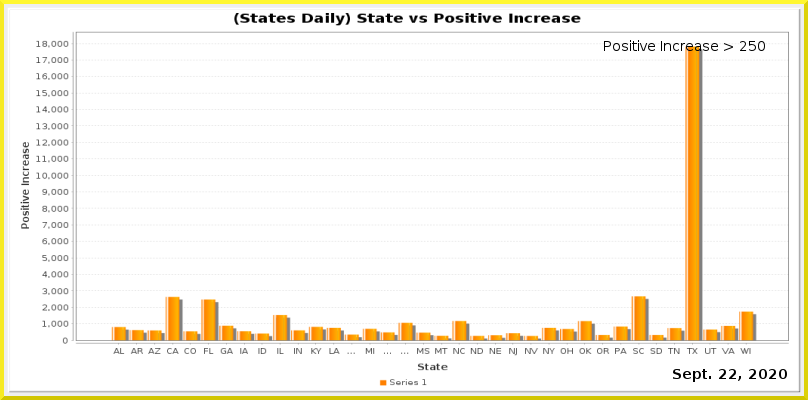
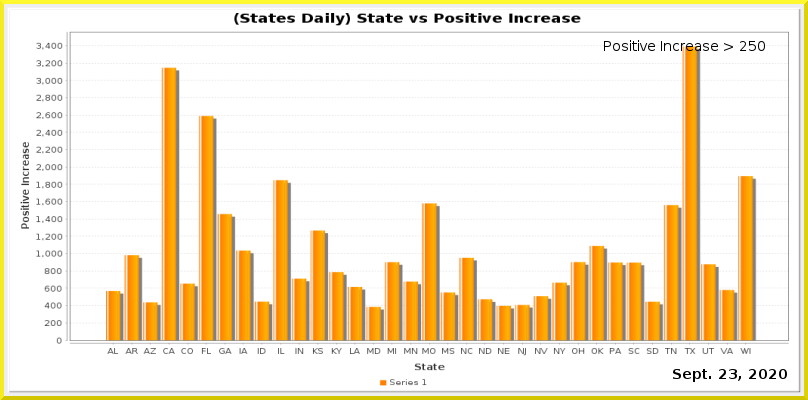
The second 808 x 400 image is a revision of the first. Changes to its layers:
painted on "Current Date" over [729, 369, 737, 379]
painted on "Date_vs_TestIncrease.png" over [36, 31, 789, 371]
